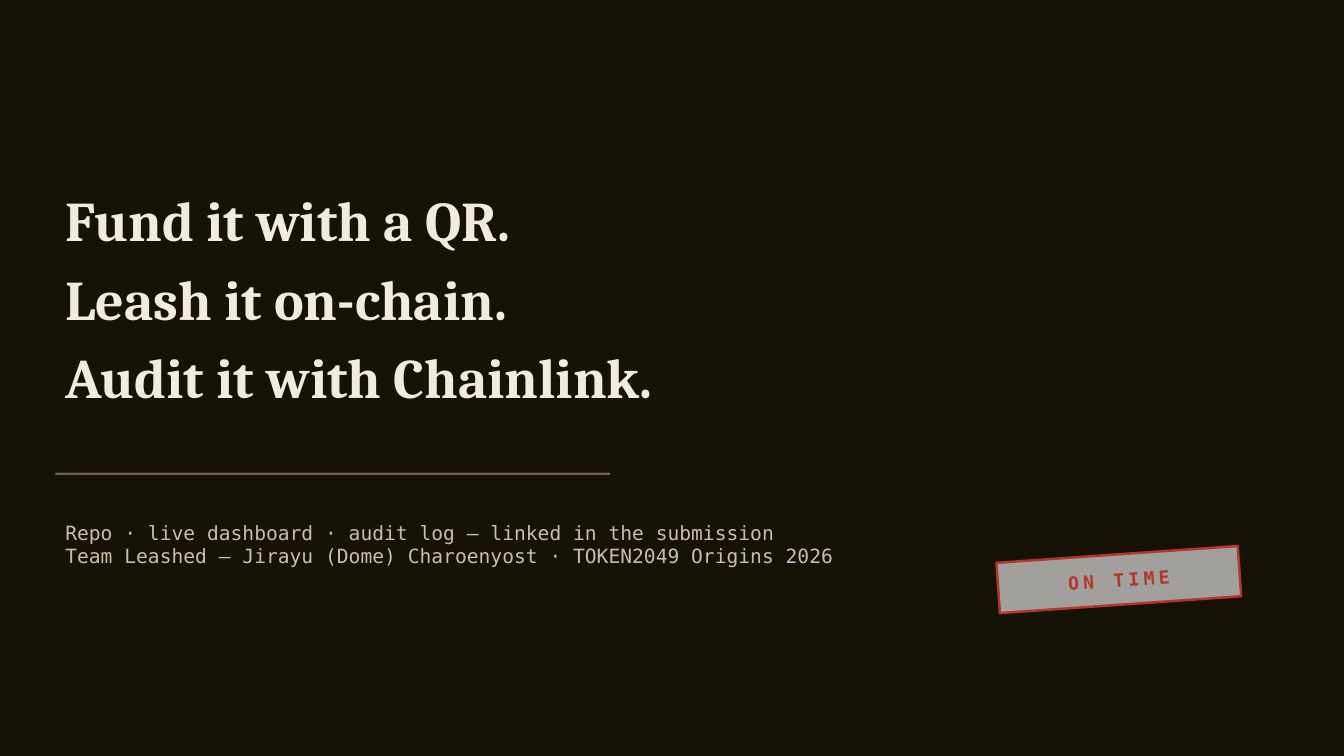
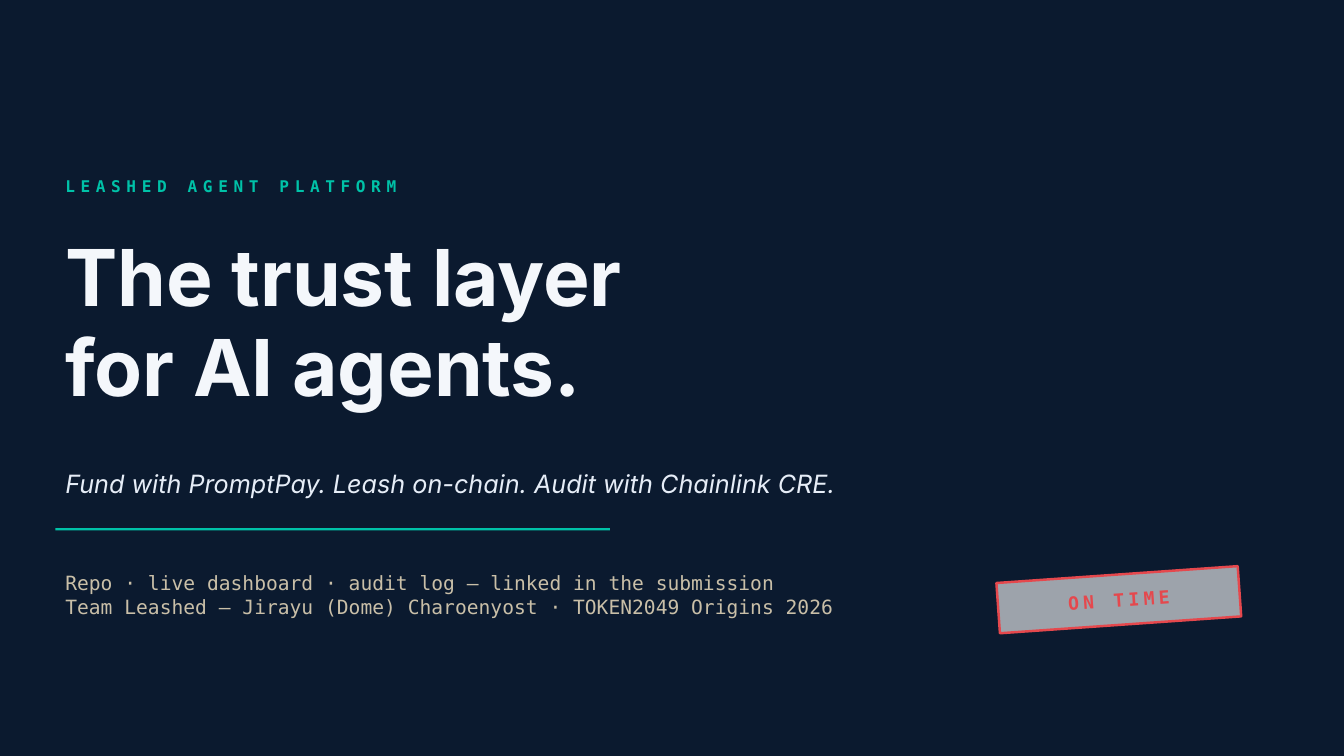
Before and after one commit to Poom5741/leashed-agent, a slide deck: slide 9 of docs/slides/leashed-agent-slides.pptx. Drawn at 1344x756 pixels with LibreOffice and Linux fonts; fonts in the diff are those of the drawing. Boxes give left, top, right and bottom in pixels: in the first picture for what was removed or moved away, otherwise in the second. Text is boxed around its words. In the diff, an @@ line names an element or a change of style, - is before the commit and + after.

Commit message:
M14: redesign — Trust Layer positioning + fintech SPA + reframed deck
Frontend (apps/web-agents):
- New design system in styles.css: deep navy + electric teal palette,
  fintech card-grid layout, semantic tokens (--accent, --ok, --warn,
  --danger, --muted, --shadow-*, --r-*)
- App shell reworked — sidebar nav (Agents, Services) with brand mark
  + tagline + responsive collapse to top-bar on mobile
- AgentsListPage: hero strip with TRUST LAYER · v2 eyebrow + headline +
  paragraph + 4 trust-pill chips; card grid retains Revoke button
- PassbookPage: hero strip with lease-state headline + meta-grid
  (status, leaseState, spending cap, created) + trust-layer audit panel
- ServicesPage: marketplace hero + search input + filtered table
- All three pages typecheck + build clean (45 modules, 9.83 kB CSS,
  273 kB JS)
- In-app browser click test confirms /agents, /agents/0xaa, /services
  render correctly with the new palette

Slides (docs/slides):
- Reframed all 9 slides around Trust Layer for AI Agents positioning
- New palette matches SPA: DARK=#0B1A2F, ACCENT=#00C2A8, INK=#0F172A
- Cover: LEASHED AGENT PLATFORM headline + TRUST LAYER FOR AI AGENTS
  eyebrow + One leash, every payment, independently checked. tagline
- Slide 2: AI agents already spend money. Nobody is holding the leash.
  reframed under POSITIONING · TRUST LAYER FOR AI AGENTS eyebrow
- Slide 3: The Four Pieces — Leash · Receipts · Audit · Funding with
  electric-teal accent on the load-bearing pillars
- Slide 5 (live evidence): broken out per trust-layer promise
- Slide 6 (evidence table): columns relabeled as Promise / Rail /
- Slide 7 (track map): each track relabeled to serve the trust layer
- Slide 8 (rubric): TRUST LAYER SCORES ON ALL FIVE eyebrow
- Slide 9 (closing): The trust layer for AI agents. CTA
- PPTX rebuilt (2.4 MB, leashed-agent-slides.pptx)

```diff
--- a/docs/slides/leashed-agent-slides.pptx
+++ b/docs/slides/leashed-agent-slides.pptx
@@ background #171208 to #0B1A2F @@
@@ text added at (65,180,396,192), 11.5 pt, text #00C2A8, bold @@
+LEASHED AGENT PLATFORM
@@ text added at (65,249,622,413), 56 pt, text #F4F7FB, bold @@
+The trust layer
+for AI agents.
@@ text at (65,474,835,498): text changed; size 40 to 18 pt; font Cambria to Inter; text colour #F1EBDE to #E6EDF7; bold off; italic on @@
-Fund it with a QR.
-Leash it on-chain.
-Audit it with Chainlink.
+Fund with PromptPay. Leash on-chain. Audit with Chainlink CRE.
@@ line moved from (55, 474) - (610, 474) to (55, 529) - (610, 529) @@
@@ line (55, 529) - (610, 529): stroke #6E5F45 1.5 pt to #00C2A8 1.5 pt @@
@@ text "Repo · live dashboard · ...": place and size @@
-text "Repo · live dashboard · ..." at (65,525,833,567)
+text "Repo · live dashboard · ..." at (65,575,833,618)
@@ rectangle "ON TIME": place and size @@
-rectangle "ON TIME" at (997,546,1242,613)
+rectangle "ON TIME" at (997,566,1242,633)
@@ rectangle "ON TIME" at (997,566,1242,633): text colour #B3372B to #E5484D; outline #B3372B 1.75 pt to #E5484D 1.75 pt @@
```
Also in this commit, not shown: 7 other slides changed, 1 slide added, 1 slide removed, 6 other files.
